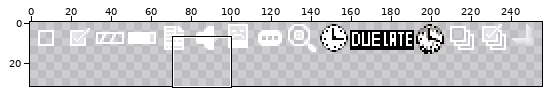
Pixel-art file: assets/gui_icons.aseprite. The picture above shows the old version from afar; the outline marks the close-up.
Close-up. Old version:
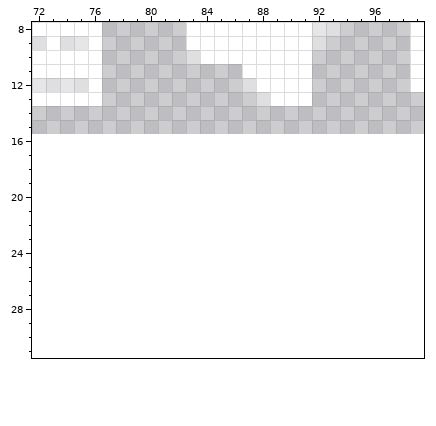
256x16 pixels, 1 frame. Colours within 5 levels of each other are drawn and written as one. Shown: x 72..99, y 8..31. The old version is drawn lined up with the new one, on the new canvas.
After:
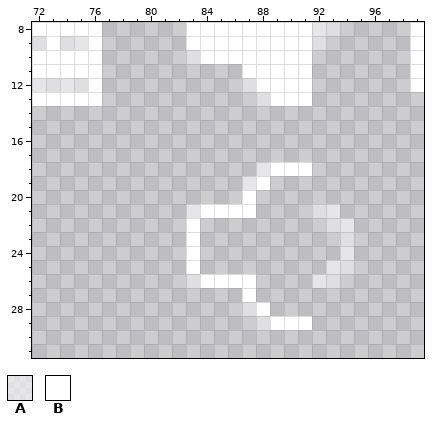
Palette (. is transparent): A #ffffff80  B #ffffff
The edit:
canvas 256x16 -> 256x32
y 18: x 88..91 .... -> ABBB
y 19: x 87..88 .. -> AB
y 20: x 87 . -> B
y 21: x 83..87 ..... -> ABBBB; x 92..93 .. -> AA
y 22: x 83 . -> B; x 93..94 .. -> AA
y 23..24: x 83 . -> B; x 94 . -> A
y 25: x 83 . -> B; x 93..94 .. -> AA
y 26: x 83..87 ..... -> ABBBB; x 92..93 .. -> AA
y 27: x 87 . -> B
y 28: x 87..88 .. -> AB
y 29: x 88..91 .... -> ABBB
Boxes around the changes in both close-ups, in picture pixels (x1, y1, x2, y2):
added: (186, 162, 354, 330)
